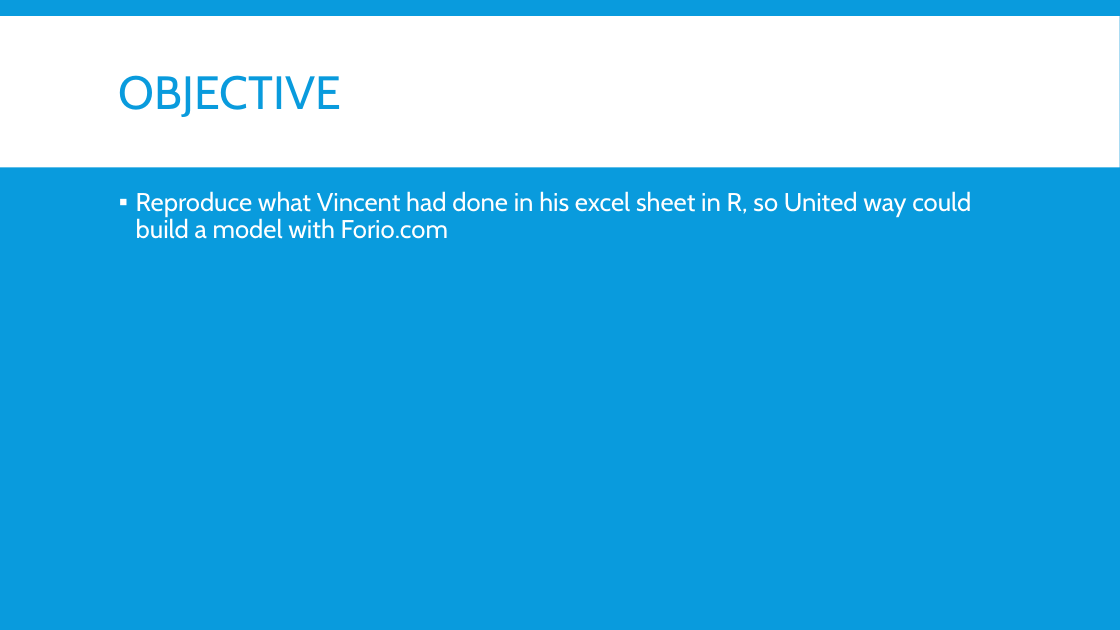
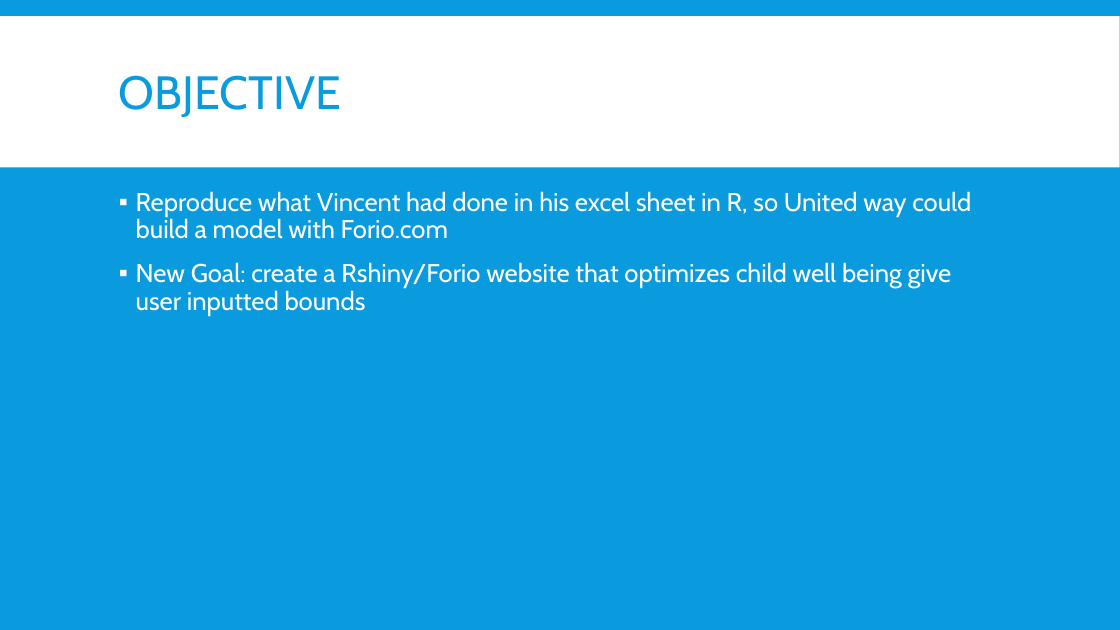
Before and after one commit to mlane3/unitedway, a slide deck: slide 2 of United Way.pptx. Drawn at 1120x630 pixels with LibreOffice and Linux fonts; fonts in the diff are those of the drawing. Boxes give left, top, right and bottom in pixels: in the first picture for what was removed or moved away, otherwise in the second. Text is boxed around its words. In the diff, an @@ line names an element or a change of style, - is before the commit and + after.

```diff
--- a/United Way.pptx
+++ b/United Way.pptx
@@ text at bbox=[136, 262, 952, 316]: paragraph added @@
+▪ New Goal: create a Rshiny/Forio website that optimizes child well being give user inputted bounds
```
Also in this commit, not shown: 4 other slides changed, 3 slides added, 2 slides removed.
